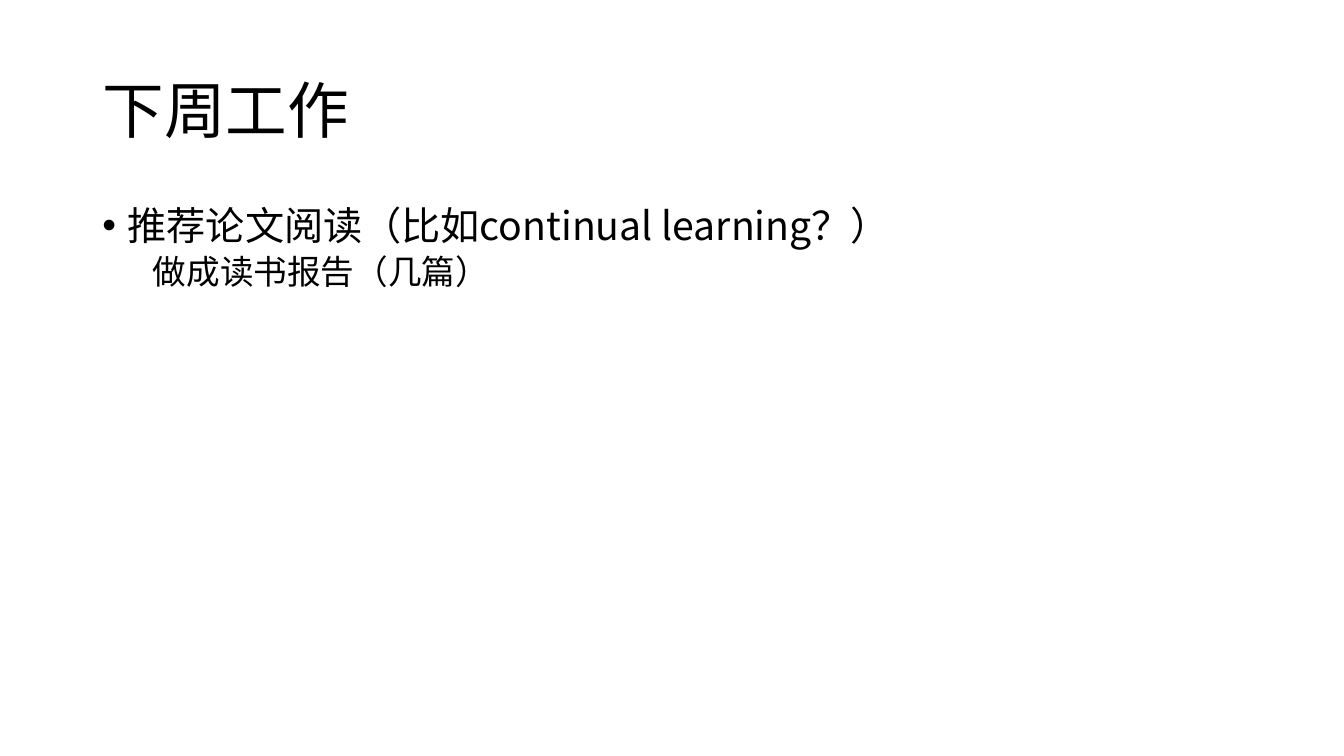
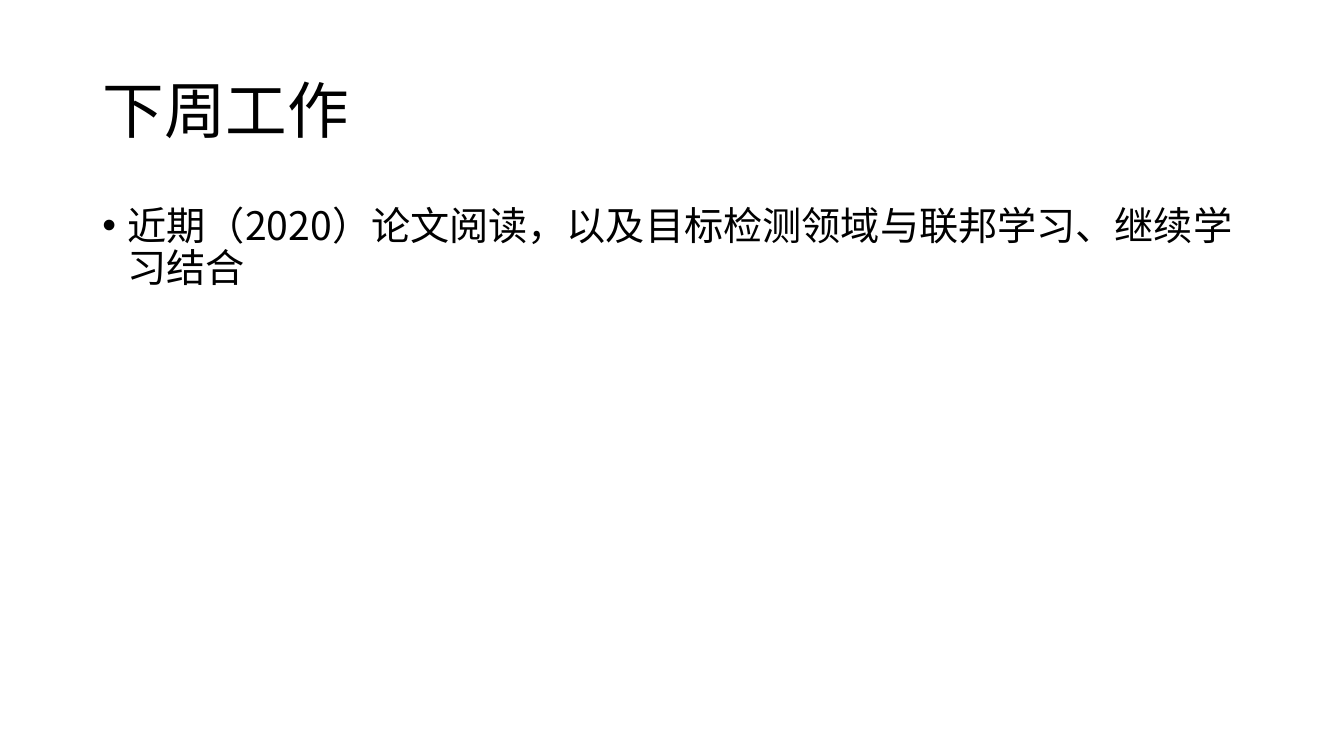
Before and after one commit to tchennech/Linux, a slide deck: slide 23 of 陈文儒.pptx (slide 22 before the commit). Drawn at 1344x756 pixels with LibreOffice and Linux fonts; fonts in the diff are those of the drawing. Boxes give left, top, right and bottom in pixels: in the first picture for what was removed or moved away, otherwise in the second. Text is boxed around its words. In the diff, an @@ line names an element or a change of style, - is before the commit and + after.

```diff
--- a/陈文儒.pptx
+++ b/陈文儒.pptx
@@ text at (128, 206, 1233, 285): text changed @@
-• 推荐论文阅读（比如continual learning？）
-  做成读书报告（几篇）
+• 近期（2020）论文阅读，以及目标检测领域与联邦学习、继续学习结合
```
Also in this commit, not shown: 1 slide added, 23 other files.
